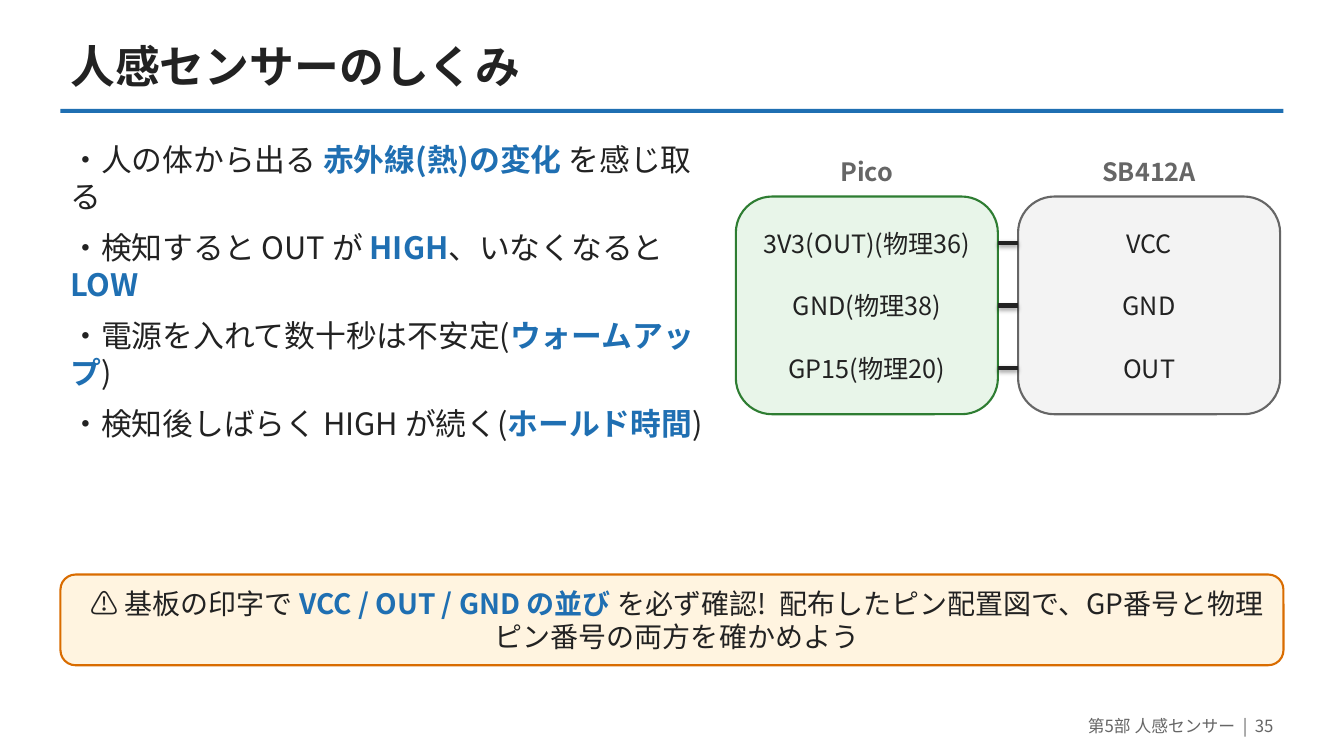
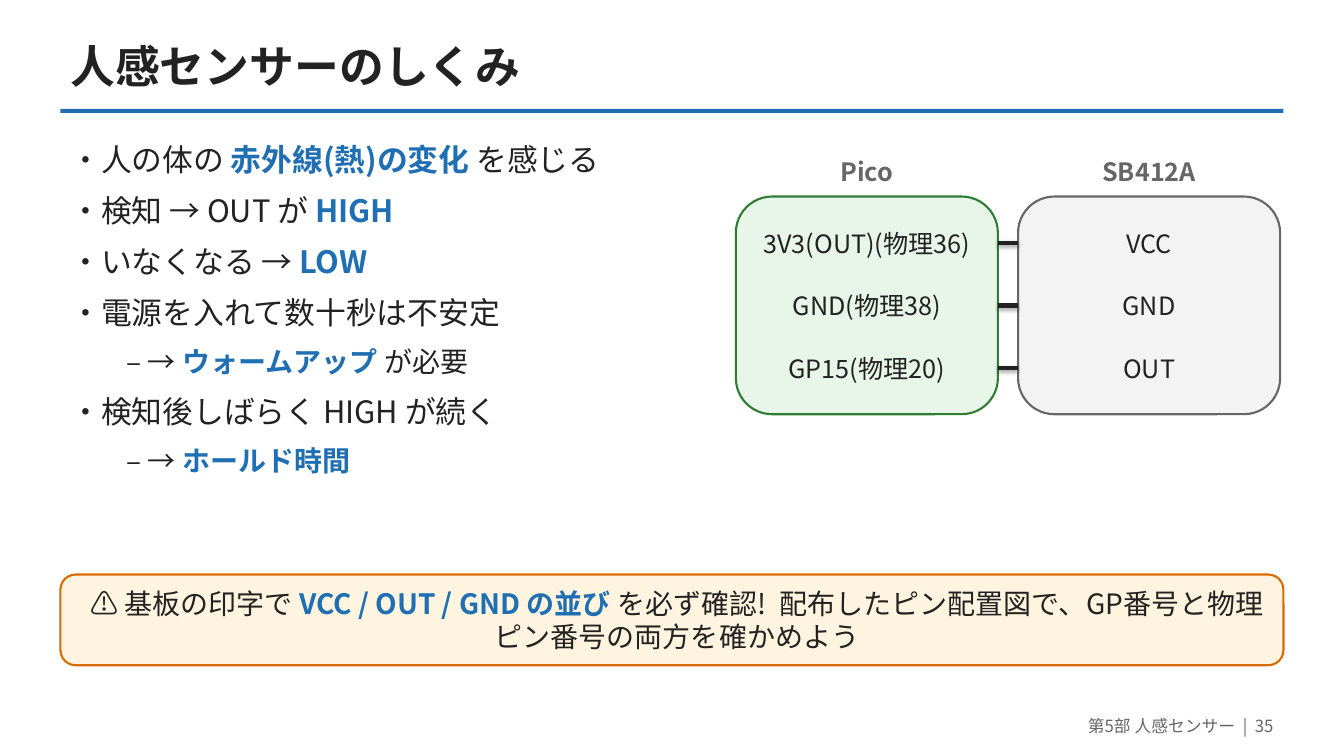
Before and after one commit to yuracode/isiot, a slide deck: slide 35 of slides/pico_sensor_intro.pptx. Drawn at 1344x756 pixels with LibreOffice and Linux fonts; fonts in the diff are those of the drawing. Boxes give left, top, right and bottom in pixels: in the first picture for what was removed or moved away, otherwise in the second. Text is boxed around its words. In the diff, an @@ line names an element or a change of style, - is before the commit and + after.

```diff
--- a/slides/pico_sensor_intro.pptx
+++ b/slides/pico_sensor_intro.pptx
@@ text at box(70, 144, 599, 474): text changed @@
-・人の体から出る 赤外線(熱)の変化 を感じ取る
-・検知すると OUT が HIGH、いなくなると LOW
-・電源を入れて数十秒は不安定(ウォームアップ)
-・検知後しばらく HIGH が続く(ホールド時間)
+・人の体の 赤外線(熱)の変化 を感じる
+・検知 → OUT が HIGH
+・いなくなる → LOW
+・電源を入れて数十秒は不安定
+– → ウォームアップ が必要
+・検知後しばらく HIGH が続く
+– → ホールド時間
```
Also in this commit, not shown: 20 other slides changed, 2 other files.
